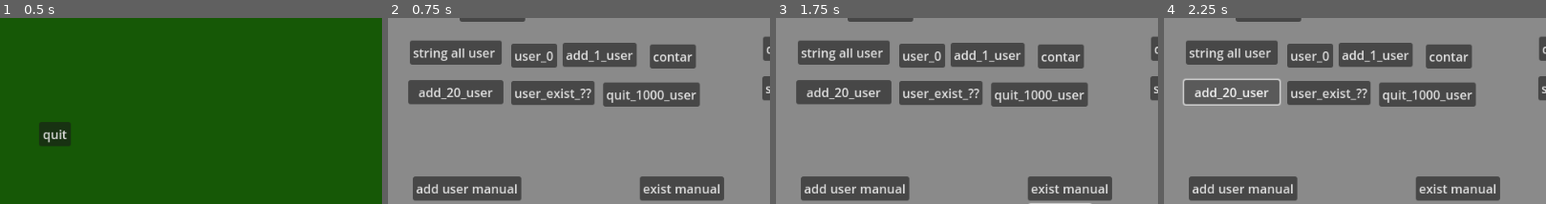
Above: before the commit, frames 1-4 (left to right).
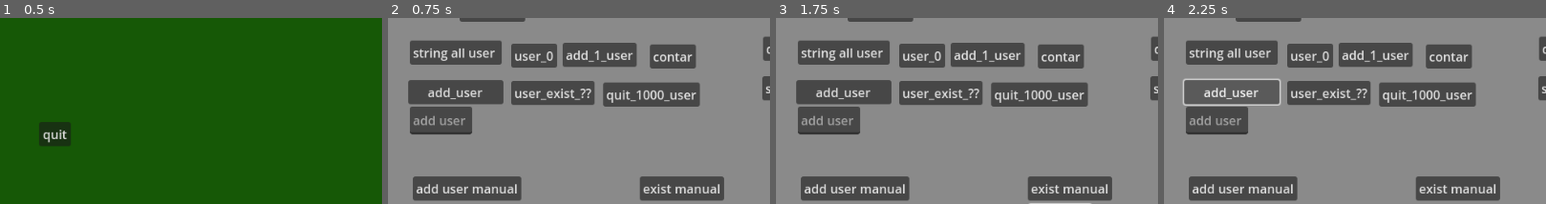
Above: after the commit, the same moments.

Repository: emagood/Dedicated-Server-Godot
Game: Godot game, scene res://escenas/menu/todo_main.tscn
Two runs of this game, one before a commit and one after it. Both use one fixed random seed, a clock stepped at 60 frames per second and the inputs below.
Inputs (mouse positions are % of the whole screen's width and height, from its top left):
- Up to frame 1 (0.5 s): no input
- Up to frame 2 (0.75 s): click "prueba de binarios" at 0.5 s
- Up to frame 3 (1.75 s): click (7, 80) at 1.27 s; type "12" at 1.35 s; click (37, 79) at 1.5 s; type "12" at 1.58 s; click (64, 80) at 1.73 s
- Up to frame 4 (2.25 s): type "12" at 1.82 s; click "add_20_user" (after the commit: "add_user") at 2 s
The pictures show only the part of the screen within x 0-50%, y 26-76%; the shares and areas given below are measured in that part.

Frame 1 is identical in both runs. In frame 2, 2.8% of the frame differs, in the area x 5-28%, y 37-63%; in frame 3, 2.8%; in frame 4, 2.8%.

Commit message:
add
menos bug

Diff:
--- a/escenas/class/User_tool.gd
+++ b/escenas/class/User_tool.gd
@@ -248,7 +248,7 @@
 
 class UserArrayManager:
 	var cache: Dictionary = {}  ## Usar solo el diccionario para la caché
-	var max_cache_size: int = 10000
+	var max_cache_size: int = 100000
 	var filename: String
 	var history_filename: String
 	var searcher: UserSearcher
--- a/escenas/dbgodot/dbgodot.gd
+++ b/escenas/dbgodot/dbgodot.gd
@@ -14,18 +14,20 @@
 class_name BinaryBlockHandler
 
 class BinaryDataBlock:
+	var test : bool
 	var identifier: PackedByteArray
 	var data_8bit: PackedByteArray
 	var data_16bit: Array
 	var data_32bit: Array
 	var data_64bit: Array
 
-	func _init(identifier: PackedByteArray, data_8bit: PackedByteArray, data_16bit: Array, data_32bit: Array, data_64bit: Array):
+	func _init(identifier: PackedByteArray, data_8bit: PackedByteArray, data_16bit: Array, data_32bit: Array, data_64bit: Array, test: bool = false):
 		self.identifier = identifier
 		self.data_8bit = data_8bit
 		self.data_16bit = data_16bit
 		self.data_32bit = data_32bit
 		self.data_64bit = data_64bit
+		self.test = test
 
 var filename: String
 var size_8bit: int
@@ -35,8 +37,9 @@
 var total_size: int  # Variable global para almacenar el tamaño total
 var cache: Dictionary = {}
 var cache_size: int = 1 # Tamaño máximo de la caché (opcional) quedo en 5 millones
-
-func _init(filename: String, size_8bit: int, size_16bit: int, size_32bit: int, size_64bit: int, cache_size: int = 500000):
+var test : bool
+
+func _init(filename: String, size_8bit: int, size_16bit: int, size_32bit: int, size_64bit: int, cache_size: int = 500000,test : bool = false ):
 	self.filename = filename
 	self.size_8bit = size_8bit
 	self.size_16bit = size_16bit
@@ -44,6 +47,7 @@
 	self.size_64bit = size_64bit
 	self.cache_size = cache_size
 	self.total_size = 8 + size_8bit + size_16bit * 2 + size_32bit * 4 + size_64bit * 8  # Calcular total_size aquí
+	self.test = test
 	ensure_file_exists()
 
 # Función para abrir el archivo
@@ -125,8 +129,13 @@
 	if identifier == PackedByteArray([0, 0, 0, 0, 0, 0, 0, 0]):
 		prints("error al cargar un identififcador vacio(0) ([0, 0, 0, 0, 0, 0, 0, 0])")
 		return
+	if not block_exists(identifier):
+		print("Error: El identificador no existe. No se puede actualizar el bloque.")
+		return # comprobar si existe el bloque xd
+
 	var position = get_cached_position(identifier)
-	prints(position , " esto es position en cahe get ")
+	if test:
+		prints(position , " esto es position en cahe get ")
 	if position == -1:
 		var file = open_file()
 		total_size
@@ -140,7 +149,7 @@
 
 				break
 			position += total_size
-		position += 8 # por si esta en cache esto adelanta el identificador
+		#position += 8 # por si esta en cache esto adelanta el identificador
 		close_file(file)
 	else:
 		position += 8 # por si esta en cache esto adelanta el identificador
--- a/escenas/modo_bin/elserver.gd
+++ b/escenas/modo_bin/elserver.gd
@@ -230,14 +230,17 @@
 		prints("error no se puede argar iniialisa primero")
 		return
 	var timer_local = Time.get_ticks_msec()
-	for i in range(10):
+	var adduser = int(str($adduser.text))
+	#prints(adduser)
+	#return
+	for i in range(adduser):
 		var user_id = generate_random_identifier()
 		print("Generado identificador:", user_id)
 		user_identifiers.append(user_id)
 		#var data_8bit = generate_random_8bit_data(256)
 		#var data_16bit = generate_random_16bit_data(255)
 		#var data_64bit = generate_random_64bit_data(4)
-		prints(data_8bit , " datos de 8 bit ema prueba total")
+		#prints(data_8bit , " datos de 8 bit ema prueba total")
 		print("Guardando datos para el identificador:", user_id)
 		if not binary_block_handler.save_data_block(user_id, data_8bit, data_16bit, [], []):
 			print("Error al guardar los datos del usuario con identificador:", user_id)
@@ -246,7 +249,7 @@
 
 	#pass # Replace with function body.
 
-	print(" 10 user listos no aleatorios .(generate_random_identifier()) en milisegundos (" , Time.get_ticks_msec() - timer_local ,") ")
+	print(adduser, ": user listos no aleatorios .(generate_random_identifier()) en milisegundos (" , Time.get_ticks_msec() - timer_local ,") ")
 	#timer_local = Time.get_ticks_msec()
 	#for i in range(10):
 		#var user_id = generate_random_identifier()
--- a/escenas/modo_bin/elserver.tscn
+++ b/escenas/modo_bin/elserver.tscn
@@ -26,7 +26,7 @@
 offset_top = 204.0
 offset_right = 148.0
 offset_bottom = 235.0
-text = "add_20_user"
+text = "add_user"
 
 [node name="delete_1k" type="Button" parent="."]
 layout_mode = 0
@@ -246,6 +246,14 @@
 offset_right = 176.0
 offset_bottom = 129.0
 text = "quit_class"
+
+[node name="adduser" type="TextEdit" parent="."]
+layout_mode = 0
+offset_left = 28.0
+offset_top = 238.0
+offset_right = 108.0
+offset_bottom = 274.0
+placeholder_text = "add user"
 
 [connection signal="pressed" from="20_add_user" to="." method="_on__identificadores_pressed"]
 [connection signal="pressed" from="delete_1k" to="." method="_on_delete_1k_pressed"]
Not shown, changed: history.dat
Binary file changed: prueba_completa.dat
Not shown, changed: users.dat
